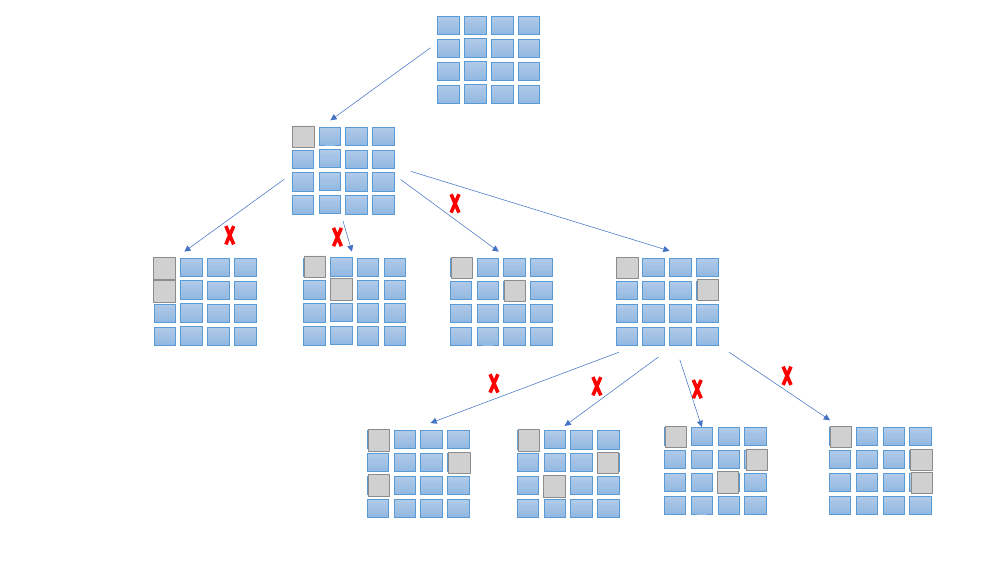
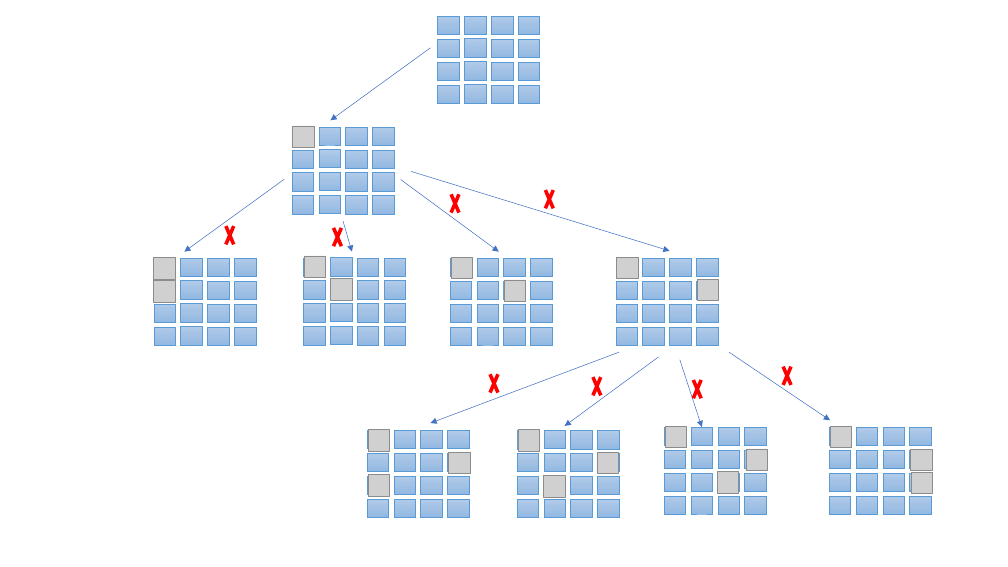
Before and after one commit to xiangming-fang/ds_algo, a slide deck: slide 16 of ppt/N-Queens.pptx (slide 9 before the commit). Drawn at 1008x567 pixels with LibreOffice and Linux fonts; fonts in the diff are those of the drawing; grey boxes stand for pictures. Boxes give left, top, right and bottom in pixels: in the first picture for what was removed or moved away, otherwise in the second. Text is boxed around its words. In the diff, an @@ line names an element or a change of style, - is before the commit and + after.

```diff
--- a/ppt/N-Queens.pptx
+++ b/ppt/N-Queens.pptx
@@ cross added at <box>542,181,557,217</box>, fill #FF0000 @@
```
Also in this commit, not shown: 1 other slide changed, 6 slides added.
